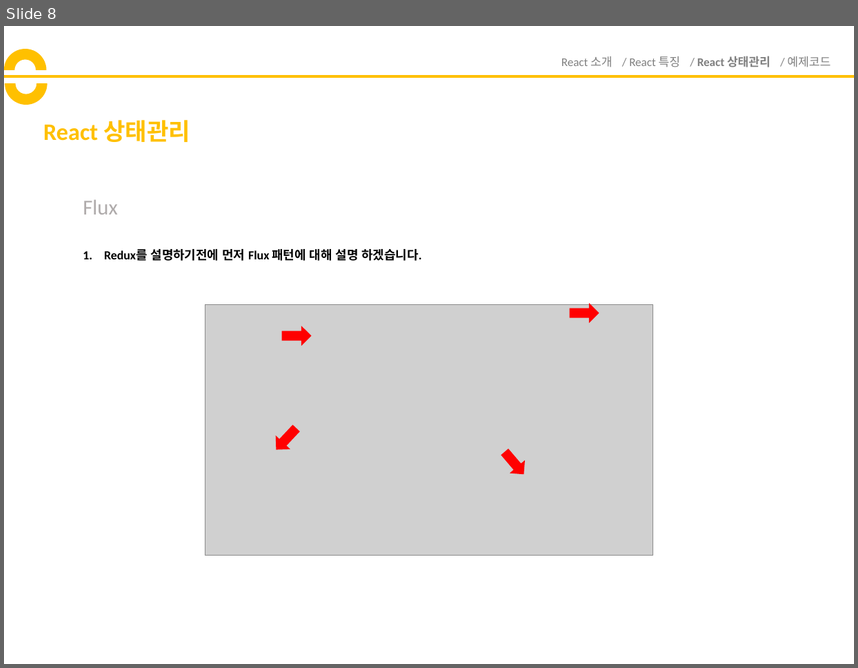
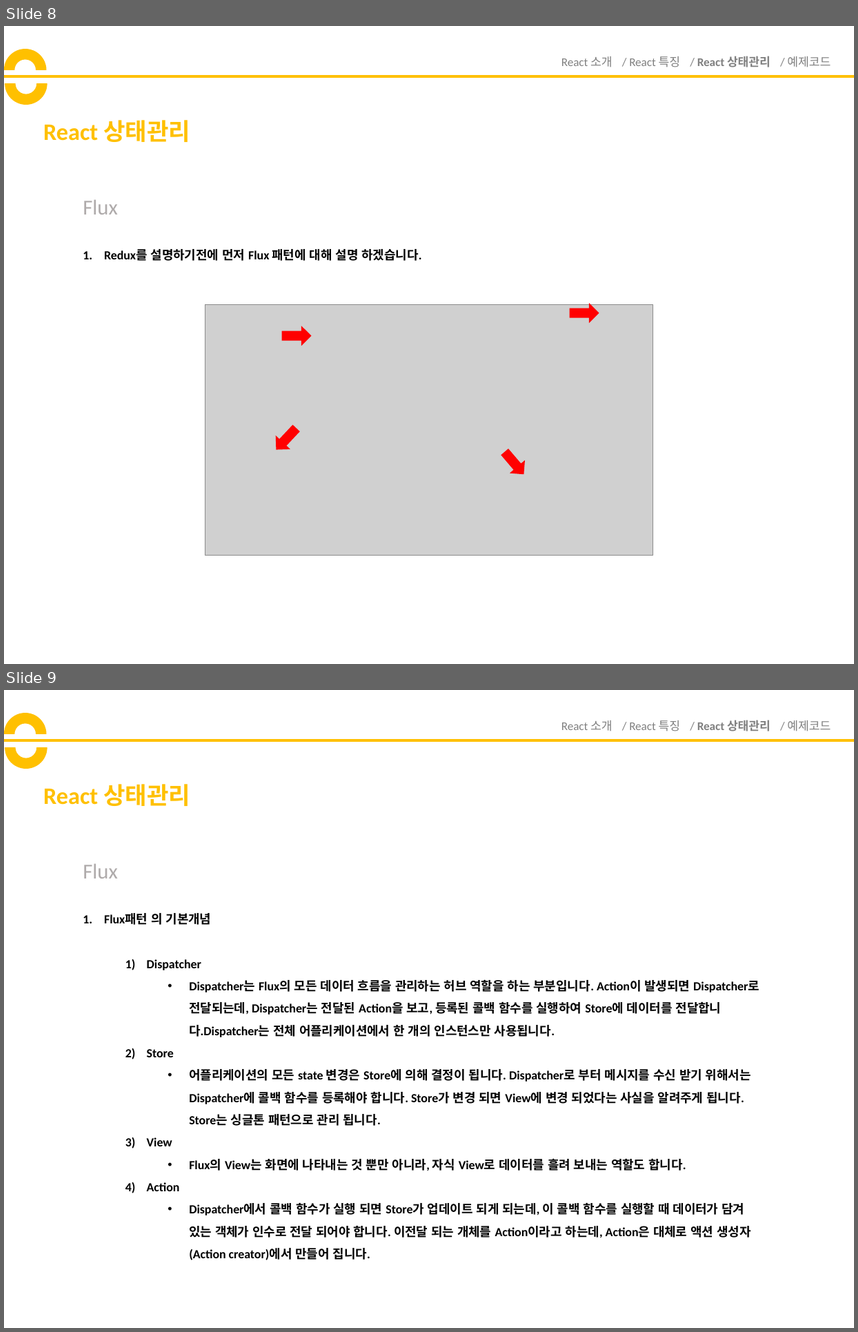
Before and after one commit to yuhyunjae12/ReactStudy, a slide deck: React발표자료.pptx. Shown one above the other, each under a label of ours: slide 8 before the commit, slides 8 and 9 after it. The pictures are 858x668 and 858x1332 pixels, drawn with LibreOffice and Linux fonts; fonts in the diff are those of the drawing; grey boxes stand for pictures. Boxes give left, top, right and bottom in pixels: in the first picture for what was removed or moved away, otherwise in the second. Text is boxed around its words. In the diff, an @@ line names an element or a change of style, - is before the commit and + after.

```diff
--- a/React발표자료.pptx
+++ b/React발표자료.pptx
@@ slide 9 added at [4,690,854,1328], background #FFFFFF @@
@@ arch (boxed as its full ring) added at [4,713,47,756], fill #FFC000 @@
@@ arch (boxed as its full ring) added at [5,727,47,769], fill #FFC000 @@
@@ text added at [562,720,831,731], 10 pt, text #808080 @@
+React 소개 / React 특징 / React 상태관리 / 예제코드
@@ line added from (4, 740) to (854, 740), #FFC000 2.25 pt @@
@@ title added at [43,784,190,806], 20 pt, text #FFC000, bold @@
+React 상태관리
@@ text added at [83,864,118,878], 18 pt, text #AFABAB @@
+Flux
@@ text added at [104,913,760,1260], 10.5 pt, text #000000, bold @@
+1. Flux패턴 의 기본개념
+  1) Dispatcher
+    • Dispatcher는 Flux의 모든 데이터 흐름을 관리하는 허브 역할을 하는 부분입니다. Action이 발생되면 Dispatcher로 전달되는데, Dispatcher는 전달된 Action을 보고, 등록된 콜백 함수를 실행하여 Store에 데이터를 전달합니다.Dispatcher는 전체 어플리케이션에서 한 개의 인스턴스만 사용됩니다.
+  2) Store
+    • 어플리케이션의 모든 state 변경은 Store에 의해 결정이 됩니다. Dispatcher로 부터 메시지를 수신 받기 위해서는 Dispatcher에 콜백 함수를 등록해야 합니다. Store가 변경 되면 View에 변경 되었다는 사실을 알려주게 됩니다. Store는 싱글톤 패턴으로 관리 됩니다.
+  3) View
+    • Flux의 View는 화면에 나타내는 것 뿐만 아니라, 자식 View로 데이터를 흘려 보내는 역할도 합니다.
+  4) Action
+    • Dispatcher에서 콜백 함수가 실행 되면 Store가 업데이트 되게 되는데, 이 콜백 함수를 실행할 때 데이터가 담겨 있는 객체가 인수로 전달 되어야 합니다. 이전달 되는 개체를 Action이라고 하는데, Action은 대체로 액션 생성자(Action creator)에서 만들어 집니다.
```
Also in this commit, not shown: 2 slides changed, 3 other slides added.
